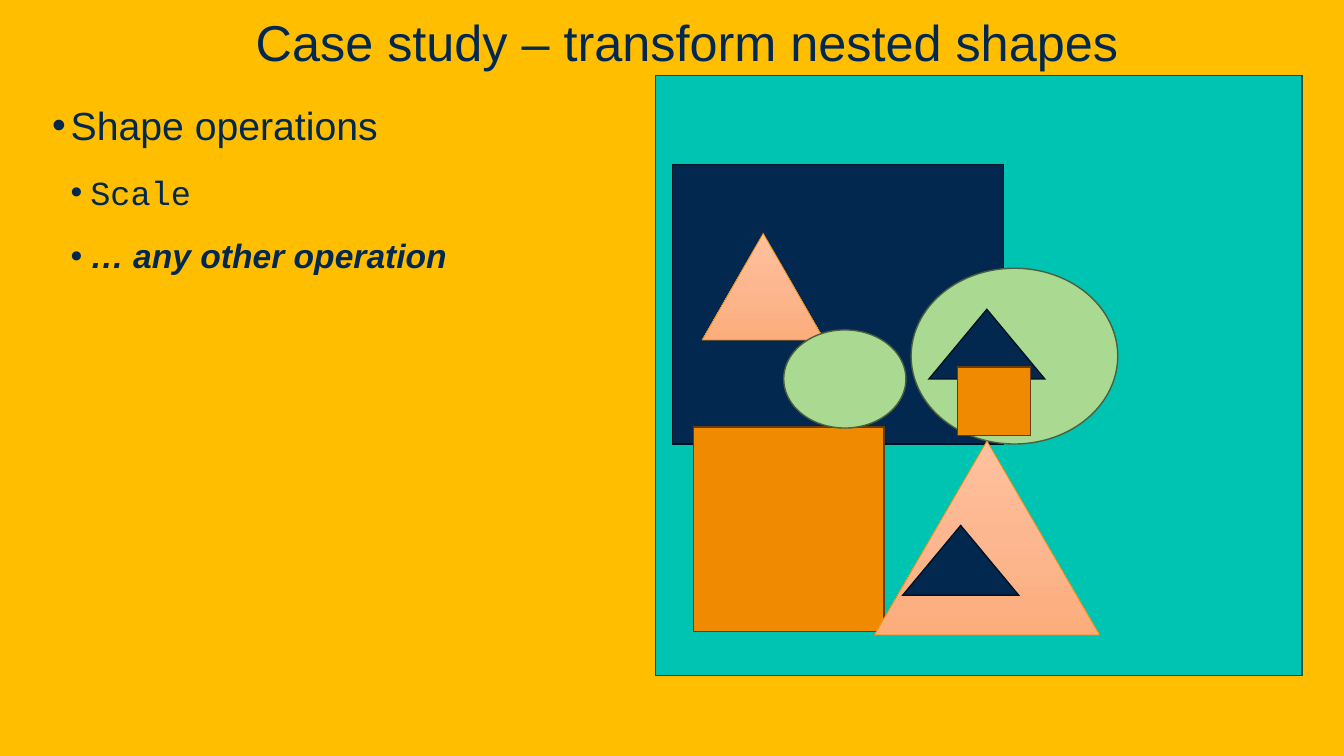
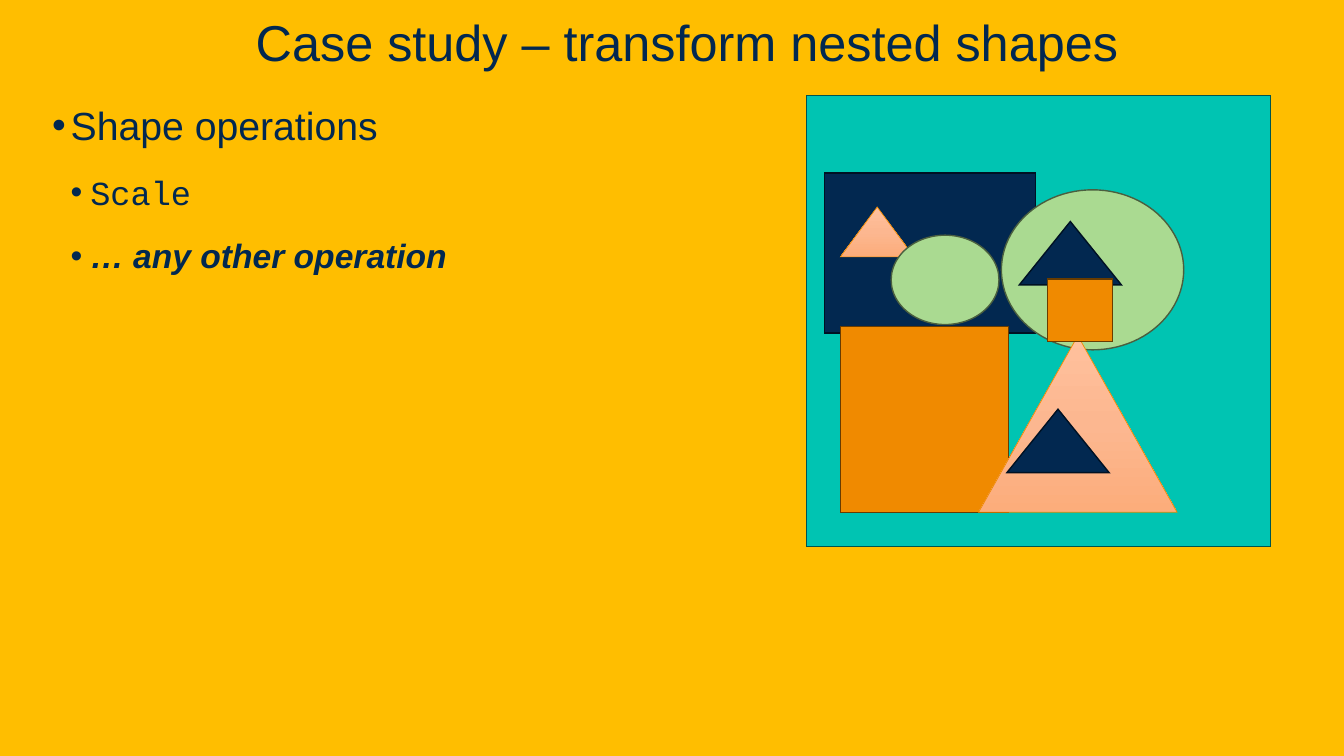
Before and after one commit to davsec-teaching/ECS160-Winter2025, a slide deck: slide 116 of slides/8_design_patterns.pptx (slide 115 before the commit). Drawn at 1344x756 pixels with LibreOffice and Linux fonts; fonts in the diff are those of the drawing; background and template pictures are left out. Boxes give left, top, right and bottom in pixels: in the first picture for what was removed or moved away, otherwise in the second. Text is boxed around its words. In the diff, an @@ line names an element or a change of style, - is before the commit and + after.

```diff
--- a/slides/8_design_patterns.pptx
+++ b/slides/8_design_patterns.pptx
@@ rectangle: place and size @@
-rectangle at bbox=[655, 76, 1302, 677]
+rectangle at bbox=[807, 96, 1270, 546]
@@ rectangle: place and size @@
-rectangle at bbox=[673, 164, 1003, 444]
+rectangle at bbox=[825, 173, 1036, 334]
@@ triangle: place and size @@
-triangle at bbox=[703, 234, 825, 341]
+triangle at bbox=[841, 207, 914, 256]
@@ ellipse: place and size @@
-ellipse at bbox=[911, 268, 1118, 444]
+ellipse at bbox=[1001, 190, 1184, 350]
@@ ellipse: place and size @@
-ellipse at bbox=[784, 330, 906, 427]
+ellipse at bbox=[891, 235, 999, 325]
@@ triangle: place and size @@
-triangle at bbox=[903, 525, 1019, 595]
+triangle at bbox=[1019, 222, 1121, 285]
@@ rectangle added at bbox=[1048, 279, 1112, 342], fill #F08A00, outline #693C00 1 pt @@
@@ rectangle: place and size @@
-rectangle at bbox=[958, 367, 1031, 436]
+rectangle at bbox=[841, 327, 1009, 513]
@@ triangle: place and size @@
-triangle at bbox=[875, 441, 1100, 634]
+triangle at bbox=[979, 336, 1178, 512]
@@ triangle: place and size @@
-triangle at bbox=[930, 310, 1046, 379]
+triangle at bbox=[1007, 409, 1109, 473]
@@ rectangle removed at bbox=[694, 427, 884, 632] @@
```
Also in this commit, not shown: 10 other slides changed, 2 slides added, 1 slide removed, 1 other file.
